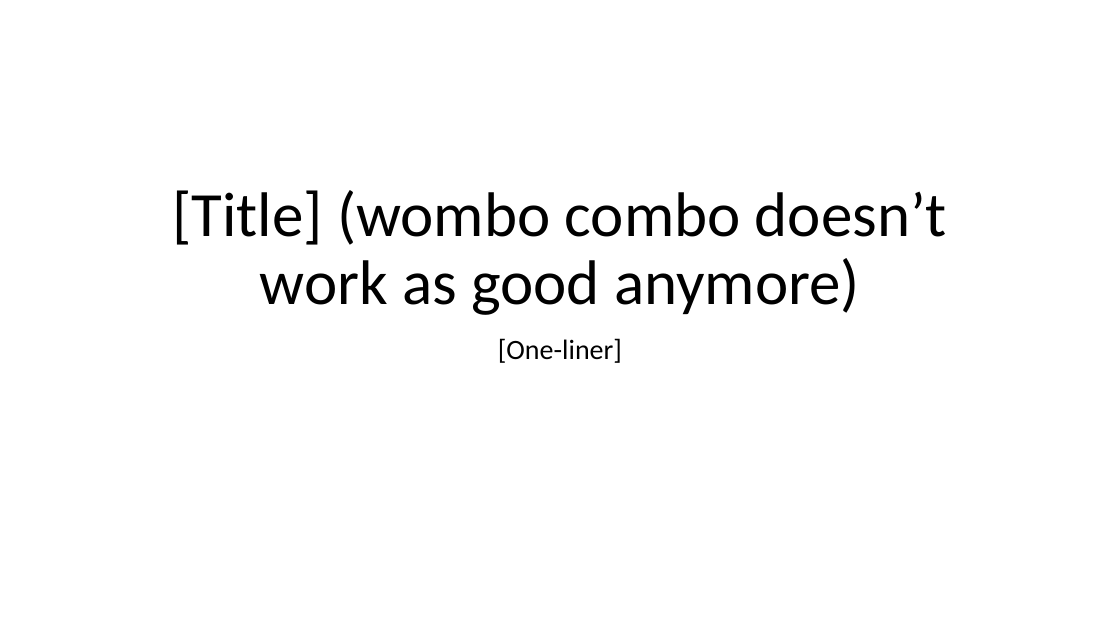
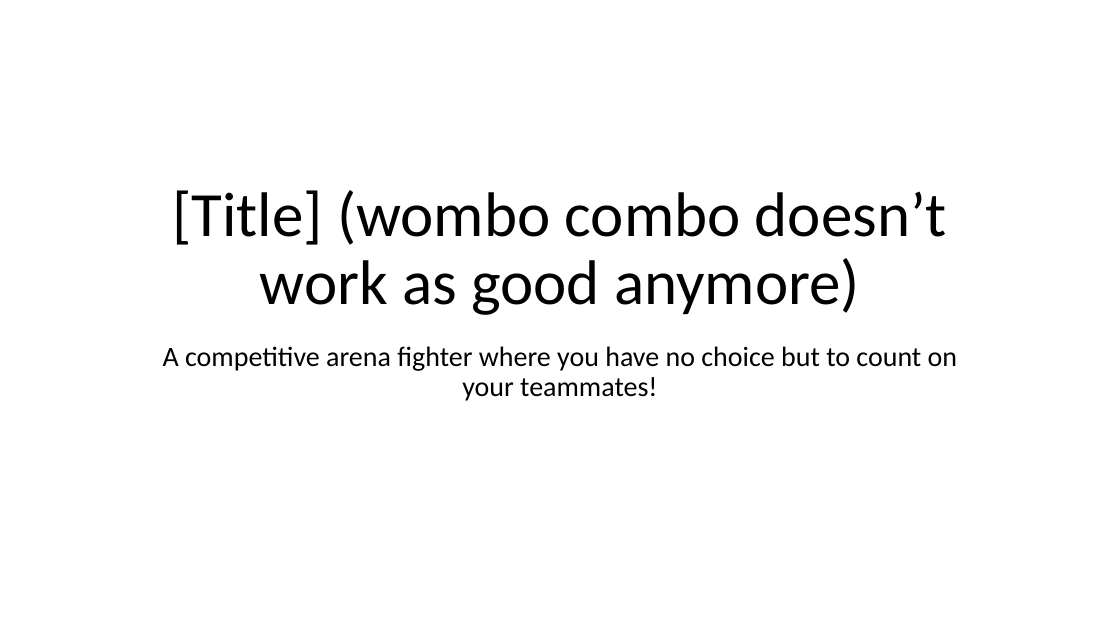
Before and after one commit to Piglettank/WomboCombo, a slide deck: slide 1 of Phase 2 - Writing down the details.pptx. Drawn at 1120x630 pixels with LibreOffice and Linux fonts; fonts in the diff are those of the drawing. Boxes give left, top, right and bottom in pixels: in the first picture for what was removed or moved away, otherwise in the second. Text is boxed around its words. In the diff, an @@ line names an element or a change of style, - is before the commit and + after.

```diff
--- a/Phase 2 - Writing down the details.pptx
+++ b/Phase 2 - Writing down the details.pptx
@@ subtitle at (163,346,957,401): text changed @@
-[One-liner]
+A competitive arena fighter where you have no choice but to count on your teammates!
```
Also in this commit, not shown: 6 other slides changed, 2 slides added, 1 slide removed, 21 other files.
